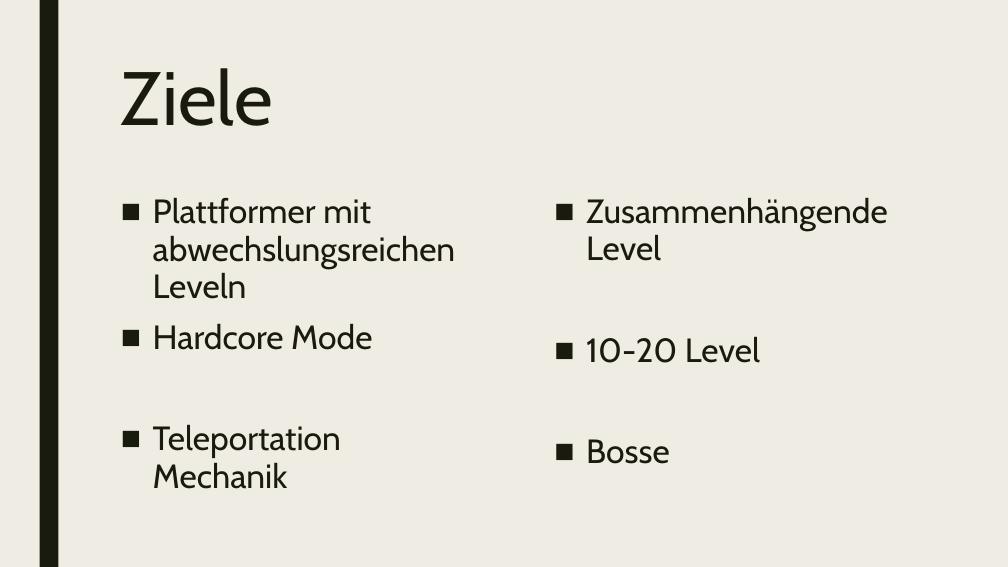
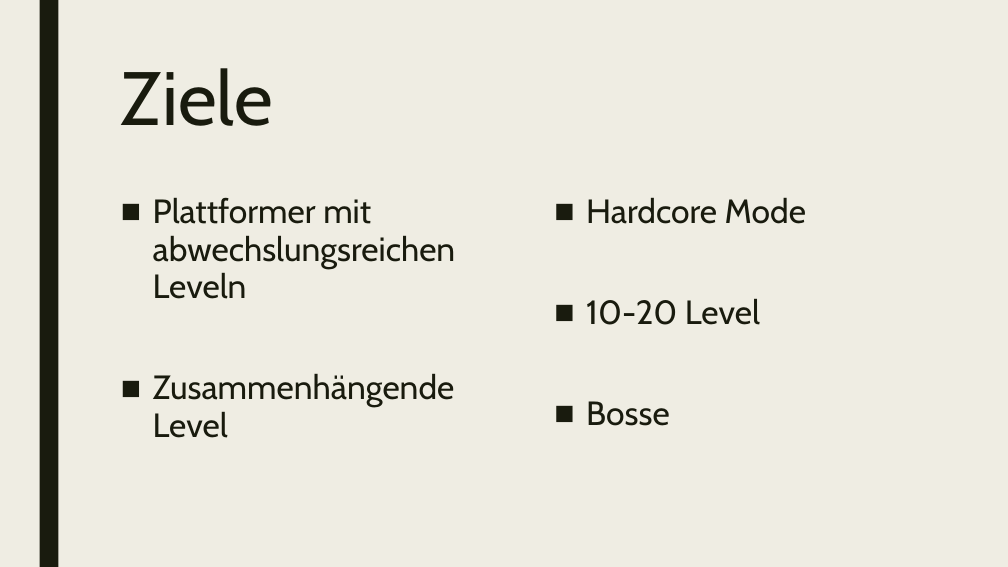
Before and after one commit to Philip-Bachl/PRE_2223, a slide deck: slide 6 of Jumper (WIP).pptx. Drawn at 1008x567 pixels with LibreOffice and Linux fonts; fonts in the diff are those of the drawing. Boxes give left, top, right and bottom in pixels: in the first picture for what was removed or moved away, otherwise in the second. Text is boxed around its words. In the diff, an @@ line names an element or a change of style, - is before the commit and + after.

```diff
--- a/Jumper (WIP).pptx
+++ b/Jumper (WIP).pptx
@@ text at box(586, 197, 806, 224): text changed @@
-■ Zusammenhängende Level
+■ Hardcore Mode
@@ text at box(153, 373, 455, 438): text changed @@
-■ Hardcore Mode
-■ Teleportation Mechanik
+■ Zusammenhängende Level
```
Also in this commit, not shown: 2 other slides changed, 1 slide added.
